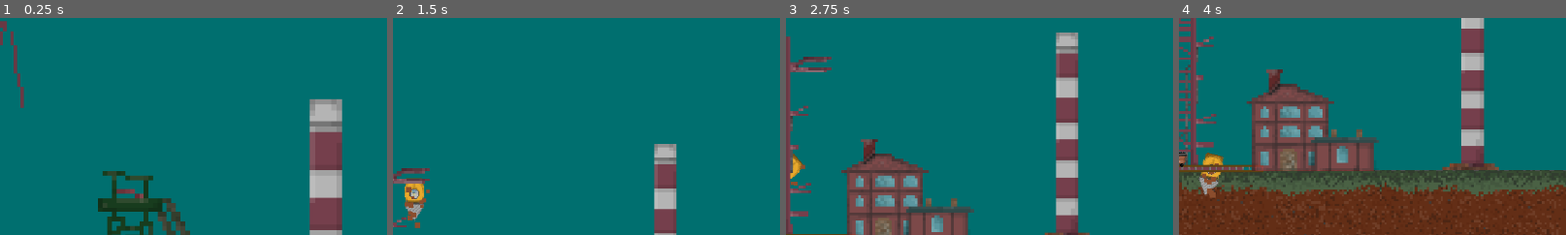
Above: before the commit, frames 1-4 (left to right).
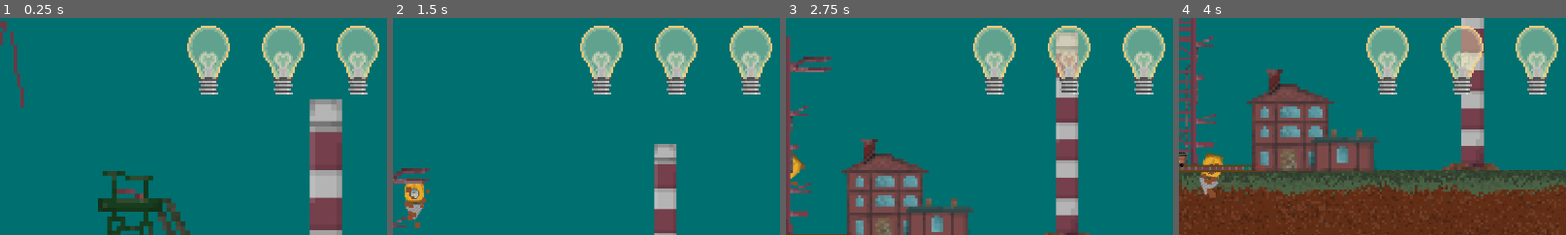
Above: after the commit, the same moments.

Repository: F1ejm/Bratislava_GameJam
Game: Godot game, scene res://Main/Main.tscn
The game is run twice, just before and just after one commit, with the same random seed, the same clock (stepped at 60 frames per second) and the same inputs.
Inputs (mouse positions are % of the whole screen's width and height, from its top left):
- Up to frame 1 (0.25 s): no input
- Up to frame 2 (1.5 s): click (17, 38) at 0.5 s; move the mouse to (72, 45) at 1.27 s; hold Space (Use_item) from 1.28 s (still down)
- Up to frame 3 (2.75 s): move the mouse to (30, 55) at 2.02 s; release Space (Use_item) at 2.03 s; tap Space (Use_item) at 2.1 s
- Up to frame 4 (4 s): move the mouse to (60, 28) at 2.77 s; hold Space (Use_item) 2.78-3.53 s; move the mouse to (45, 70) at 3.52 s; tap Space (Use_item) at 3.6 s
The pictures show only the part of the screen within x 47-97%, y 5-55%; the shares and areas given below are measured in that part.

The runs differ from the first frame. In frame 1, 7.2% of the frame differs, in the area x 48-98%, y 3-36%; in frame 2, 7.2%; in frame 3, 7.0%; in frame 4, 7.1%.

Commit message:
hp i żaróki

Diff:
--- /dev/null
+++ b/Main/hp.gd
@@ -0,0 +1,10 @@
+extends Control
+
+@export var hp1 : TextureRect
+@export var hp2 : TextureRect
+@export var hp3 : TextureRect
+# Called when the node enters the scene tree for the first time.
+func _ready() -> void:
+	hp1.texture = preload("res://grafiki/żarówka.png")
+	hp2.texture = preload("res://grafiki/żarówka.png")
+	hp3.texture = preload("res://grafiki/żarówka.png")
--- /dev/null
+++ b/Miner/hp.gd
@@ -0,0 +1,27 @@
+extends Control
+
+@export var rect1 : TextureRect
+@export var rect2 : TextureRect
+@export var rect3 : TextureRect
+
+func _process(delta: float) -> void:
+	if Global.game_paused == true:
+		hide()
+	else:
+		show()
+	if Global.hp == 3:
+		rect1.texture = preload("res://grafiki/żarówka.png")
+		rect2.texture = preload("res://grafiki/żarówka.png")
+		rect3.texture = preload("res://grafiki/żarówka.png")
+	elif Global.hp == 2:
+		rect1.texture = preload("res://grafiki/żarówka2.png")
+		rect2.texture = preload("res://grafiki/żarówka.png")
+		rect3.texture = preload("res://grafiki/żarówka.png")
+	elif Global.hp == 1:
+		rect1.texture = preload("res://grafiki/żarówka2.png")
+		rect2.texture = preload("res://grafiki/żarówka2.png")
+		rect3.texture = preload("res://grafiki/żarówka.png")
+	elif Global.hp == 0:
+		rect1.texture = preload("res://grafiki/Sprite-0001.png")
+		rect2.texture = preload("res://grafiki/Sprite-0001.png")
+		rect3.texture = preload("res://grafiki/Sprite-0001.png")
--- a/Miner/miner.gd
+++ b/Miner/miner.gd
@@ -188,10 +188,9 @@
 
 
 func body_entered(body: Node2D) -> void:
+	print(Global.hp)
 	if body.is_in_group("Kamien"):
 		if !rocksmashing:
-			if Global.hp == 1:
-				print("maro")
 			iskra()
 			AudioManager.rock_hit.play()
 			main.add_trauma(2)
--- a/Miner/miner.tscn
+++ b/Miner/miner.tscn
@@ -4,8 +4,10 @@
 [ext_resource type="Texture2D" uid="uid://cocsmookrc5ij" path="res://grafiki/pixil-frame-0_2.png" id="2_d2glt"]
 [ext_resource type="Texture2D" uid="uid://6shuns8sthti" path="res://grafiki/pixil-frame-0_3.png" id="3_yrdpm"]
 [ext_resource type="Texture2D" uid="uid://c4cslq2cuofd6" path="res://grafiki/pixil-frame-0_4.png" id="4_jklhs"]
-[ext_resource type="Script" uid="uid://0g13sduaokdl" path="res://Miner/score.gd" id="5_jklhs"]
+[ext_resource type="Script" path="res://Miner/score.gd" id="5_jklhs"]
 [ext_resource type="FontFile" uid="uid://ctn1df5bonn4v" path="res://UI/PressStart2P-Regular.ttf" id="6_6ed8r"]
+[ext_resource type="Script" uid="uid://cu0gmnlc2aekq" path="res://Miner/hp.gd" id="7_bp6j4"]
+[ext_resource type="Texture2D" uid="uid://na3bcqelu4in" path="res://grafiki/żarówka.png" id="7_invcs"]
 
 [sub_resource type="CircleShape2D" id="CircleShape2D_2degd"]
 
@@ -173,5 +175,53 @@
 bbcode_enabled = true
 horizontal_alignment = 1
 
+[node name="hp" type="Control" parent="CanvasLayer" unique_id=143848606 node_paths=PackedStringArray("rect1", "rect2", "rect3")]
+layout_mode = 3
+anchors_preset = 15
+anchor_right = 1.0
+anchor_bottom = 1.0
+grow_horizontal = 2
+grow_vertical = 2
+script = ExtResource("7_bp6j4")
+rect1 = NodePath("MarginContainer/HBoxContainer/TextureRect")
+rect2 = NodePath("MarginContainer/HBoxContainer/TextureRect3")
+rect3 = NodePath("MarginContainer/HBoxContainer/TextureRect4")
+
+[node name="MarginContainer" type="MarginContainer" parent="CanvasLayer/hp" unique_id=380070784]
+layout_mode = 0
+offset_left = 807.0
+offset_right = 1348.0
+offset_bottom = 150.0
+theme_override_constants/margin_top = 45
+theme_override_constants/margin_right = 0
+
+[node name="HBoxContainer" type="HBoxContainer" parent="CanvasLayer/hp/MarginContainer" unique_id=297874122]
+layout_mode = 2
+theme_override_constants/separation = 6
+
+[node name="TextureRect" type="TextureRect" parent="CanvasLayer/hp/MarginContainer/HBoxContainer" unique_id=633866892]
+texture_filter = 1
+texture_repeat = 1
+layout_mode = 2
+texture = ExtResource("7_invcs")
+expand_mode = 2
+stretch_mode = 4
+
+[node name="TextureRect3" type="TextureRect" parent="CanvasLayer/hp/MarginContainer/HBoxContainer" unique_id=1430163526]
+texture_filter = 1
+texture_repeat = 1
+layout_mode = 2
+texture = ExtResource("7_invcs")
+expand_mode = 2
+stretch_mode = 4
+
+[node name="TextureRect4" type="TextureRect" parent="CanvasLayer/hp/MarginContainer/HBoxContainer" unique_id=1646922652]
+texture_filter = 1
+texture_repeat = 1
+layout_mode = 2
+texture = ExtResource("7_invcs")
+expand_mode = 2
+stretch_mode = 4
+
 [connection signal="body_entered" from="Area2D" to="." method="body_entered"]
 [connection signal="timeout" from="Timer" to="." method="_on_timer_timeout"]
Not shown, added: Main/hp.gd.uid
Not shown, added: Miner/hp.gd.uid
